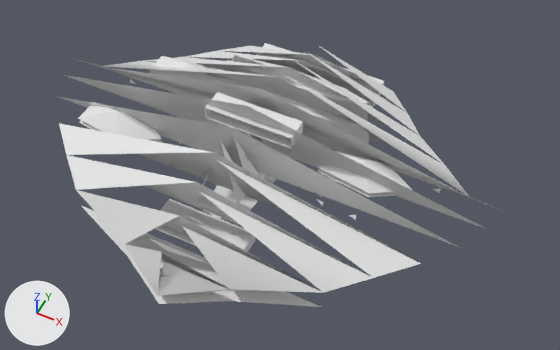
Two versions of the OBJ model GameData/Meshes/Ships/aetherian/destroyer_assault.obj, one commit apart.
One viewpoint serves both versions: a camera (50 mm lens) standing at (3.83, -7.38, 8.58) and looking at (0.54, -0.81, 0.37). Arrows for +X, +Y and +Z are at lower left; the lights stay in place. The older version comes first. Where no turn or scale is listed for an object, it has been applied to the vertices. Vertices at exactly the same position are counted once.

Names of what the first picture shows: 'destroyer_assault'.
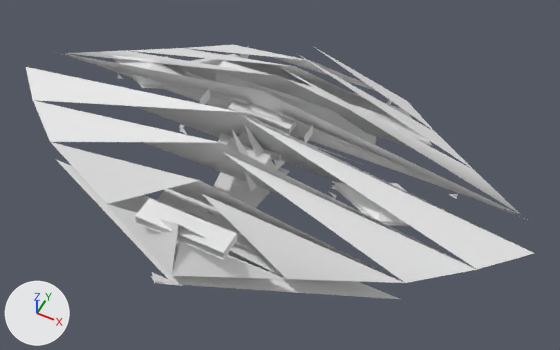
The change, as a list of edits to the scene's bpy script:
```text
Change me_destroyer_assault:
    remove me_destroyer_assault.from_pydata(...)  # 458 vertices, 239 faces; spans x -3.63..3.63, y -3.2..1.89, z 0.0..1.4
    add me_destroyer_assault.from_pydata(...)  # 373 vertices, 194 faces; spans x -4.11..4.11, y -3.21..1.7, z 0.0..1.41
    me_destroyer_assault part 1: the loose piece of 8 vertices spanning x -0.68..0.68, y -2.26..-1.82, z 0.11..0.28 is scaled about its middle by (1.21, 0.781, 1.01), then moved by (0.0, 0.23, 0.0)
    me_destroyer_assault part 2: the loose piece of 8 vertices spanning x -0.68..0.68, y -0.73..-0.36, z 0.9..1.1 is scaled about its middle by (0.968, 0.937, 0.718), then moved by (0.0, -1.87, -0.31)
    me_destroyer_assault part 3: the loose piece of 8 vertices spanning x -1.08..1.08, y 1.46..1.89, z 0.0..0.22 is scaled about its middle by (0.454, 0.624, 0.503), then moved by (0.0, -1.95, 0.73)
    me_destroyer_assault part 4: the loose piece of 3 vertices spanning x 2.53..2.64, y 0.09..0.13, z 0.13..0.2 is moved by (0.24, 0.0, 0.0)
    me_destroyer_assault part 5: the loose piece of 8 vertices spanning x -0.68..0.68, y -0.73..-0.36, z 0.9..1.1 is copied, and the copy is scaled about its middle by (0.712, 1.26, 0.456), then moved by (0.0, 0.05, -0.41); it spans x -0.48..0.48, y -0.72..-0.26, z 0.54..0.63
    me_destroyer_assault part 6: the loose piece of 8 vertices spanning x -0.68..0.68, y -0.73..-0.36, z 0.9..1.1 is copied, and the copy is scaled about its middle by (0.593, 1.08, 0.57), then moved by (0.0, -0.44, -0.36); it spans x -0.4..0.4, y -1.18..-0.79, z 0.58..0.69
    me_destroyer_assault part 7: the loose piece of 19 vertices spanning x -3.08..3.08, y -0.26..1.75, z 0.2..1.33 is rebuilt with 15 vertices and now spans x -3.8..3.8, y -0.3..1.64, z 0.2..1.35
    me_destroyer_assault part 8: the loose piece of 18 vertices spanning x -0.41..0.41, y -1.6..-0.38, z 0.27..1.4 is rebuilt with 14 vertices and now spans x -0.49..0.49, y -1.33..-0.37, z 0.27..1.38
    me_destroyer_assault part 9: the loose piece of 17 vertices spanning x -2.86..2.86, y -3.2..-1.4, z 0.2..1.33 is rebuilt with 17 vertices and now spans x -4.11..4.11, y -2.86..-0.61, z 0.2..1.41
    me_destroyer_assault part 10: the loose piece of 17 vertices spanning x -1.1..1.22, y 0.62..0.98, z 0.14..0.79 is rebuilt with 13 vertices and now spans x -1.19..1.47, y 0.34..0.76, z 0.14..0.79
    me_destroyer_assault part 11: the loose piece of 10 vertices spanning x -0.41..0.41, y -1.6..-0.38, z 0.0 is rebuilt with 8 vertices and now spans x -0.49..0.49, y -1.33..-0.37, z 0.0
    me_destroyer_assault part 12: the loose piece of 7 vertices spanning x -2.22..-0.88, y -0.03..0.61, z 0.56..0.8 is rebuilt with 6 vertices and now spans x -2.94..-1.31, y -0.23..0.5, z 0.56..0.79
    me_destroyer_assault part 13: the loose piece of 7 vertices spanning x -2.22..-0.88, y -0.03..0.61, z 0.48..0.56 is rebuilt with 6 vertices and now spans x -2.94..-1.31, y -0.23..0.5, z 0.49..0.56
    me_destroyer_assault part 14: the loose piece of 5 vertices spanning x -1.9..1.9, y -3.2..-2.3, z 0.0 is rebuilt with 5 vertices and now spans x -2.77..2.77, y -2.86..-1.74, z 0.0
    me_destroyer_assault part 15: the loose piece of 3 vertices spanning x -1.4..1.4, y 0.16..0.19, z 0.04..0.13 is rebuilt with 3 vertices and now spans x -1.52..1.52, y 0.17..0.2, z 0.04..0.13
    me_destroyer_assault part 16: 63 loose pieces with 195 vertices, spanning x -3.63..3.63, y -3.09..0.57, z 0.04..1.05, are deleted
    me_destroyer_assault part 17: 1 vertex moved within x 0.0, y -0.15, z 0.3; 45 vertices removed from x -3.48..3.48, y -1.16..1.75, z 0.0..1.4; 155 vertices added at x -3.97..3.97, y -3.21..1.7, z 0.0..1.1
    other edits to the shape of me_destroyer_assault do not show in these pictures
```

Pixel boxes [x1, y1, x2, y2] of what changed, in the pictures (560 x 350 px; the box of a moved part takes in the faces that stretch with it):
'destroyer_assault', reshaped (14% wider): before [57, 43, 502, 307]; after [26, 45, 534, 299]
part 1 of me_destroyer_assault, moved or reshaped: before [155, 199, 255, 252]; after [156, 189, 259, 253]
part 2 of me_destroyer_assault, moved or reshaped: before [205, 92, 303, 148]; after [135, 198, 237, 259]
part 3 of me_destroyer_assault, moved or reshaped: before [256, 43, 384, 107]; after [228, 100, 297, 135]
part 4 of me_destroyer_assault, moved or reshaped: before [433, 189, 441, 193]; after [449, 194, 458, 199]
part 5 of me_destroyer_assault, added: after [219, 133, 293, 161]
part 6 of me_destroyer_assault, added: after [218, 137, 272, 166]
part 7 of me_destroyer_assault, rebuilt (25% wider, 13% taller): before [105, 46, 469, 196]; after [64, 45, 520, 214]
part 8 of me_destroyer_assault, rebuilt: before [203, 127, 271, 204]; after [227, 118, 285, 191]
part 9 of me_destroyer_assault, rebuilt (40% wider, 25% taller): before [59, 123, 421, 296]; after [26, 67, 534, 283]
part 10 of me_destroyer_assault, rebuilt: before [230, 55, 369, 121]; after [215, 61, 378, 145]
part 11 of me_destroyer_assault, rebuilt (19% shorter): before [203, 172, 276, 225]; after [213, 165, 289, 208]
part 12 of me_destroyer_assault, rebuilt: before [149, 56, 213, 82]; after [112, 55, 190, 85]
part 13 of me_destroyer_assault, rebuilt (not visible before): after [113, 59, 168, 89]
part 14 of me_destroyer_assault, rebuilt (43% wider, 37% taller): before [82, 206, 321, 307]; after [57, 160, 399, 299]
part 15 of me_destroyer_assault, rebuilt (not visible before): after [298, 139, 364, 165]
part 16 of me_destroyer_assault, deleted (mostly hidden): before [72, 58, 502, 277]
part 17 of me_destroyer_assault, reshaped: before [57, 60, 486, 247]; after [52, 45, 528, 286]
